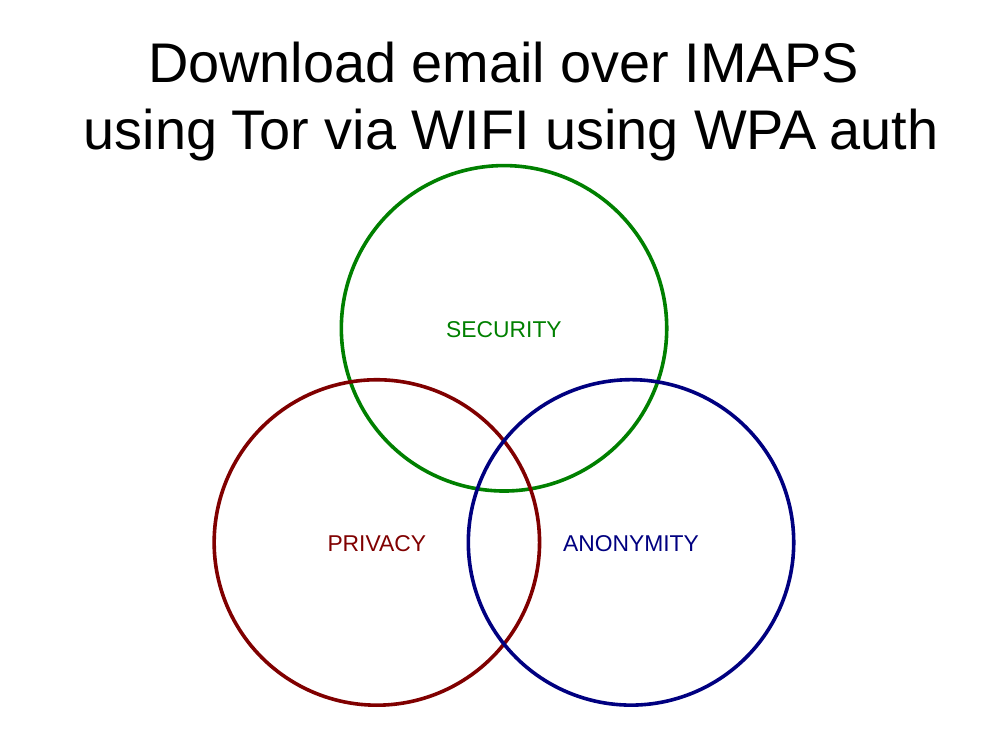
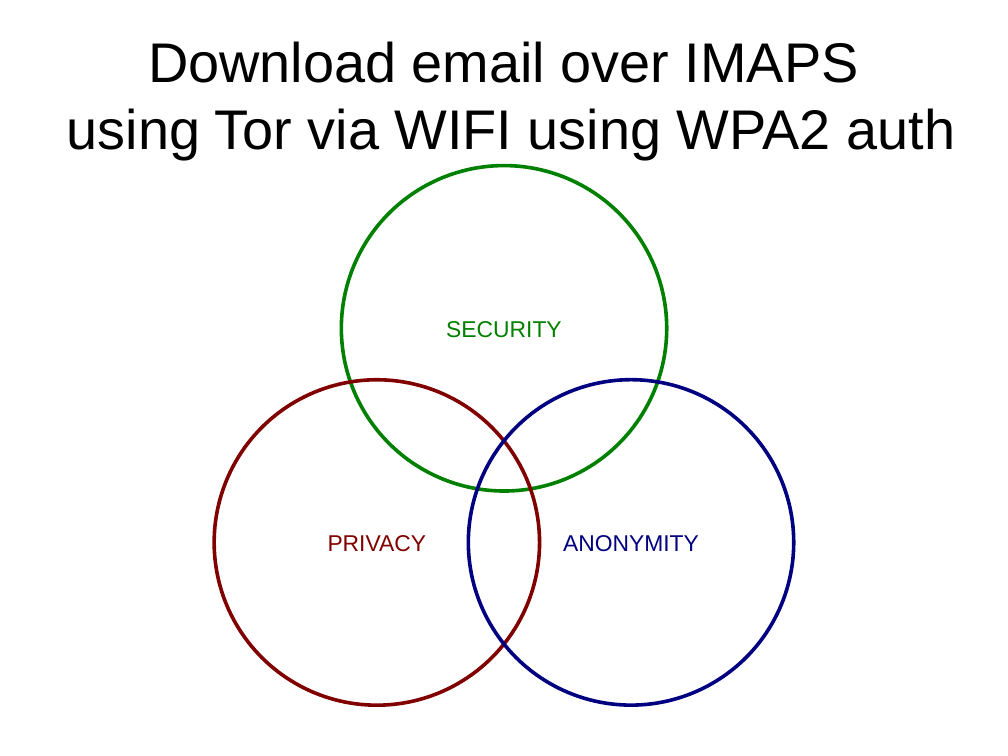
Before and after one commit to bendechrai/preso-security-privacy-anonymity, a slide deck: slide 22 of security-privacy-anonymity.odp. Drawn at 1008x756 pixels with LibreOffice and Linux fonts; fonts in the diff are those of the drawing; background and template pictures are left out. Boxes give left, top, right and bottom in pixels: in the first picture for what was removed or moved away, otherwise in the second. Text is boxed around its words. In the diff, an @@ line names an element or a change of style, - is before the commit and + after.

```diff
--- a/security-privacy-anonymity.odp
+++ b/security-privacy-anonymity.odp
@@ title at (x1=67, y1=41, x2=955, y2=159): text changed @@
-Download email over IMAPS
-using Tor via WIFI using WPA auth
+Download email over IMAPS
+using Tor via WIFI using WPA2 auth
```
Also in this commit, not shown: 1 other slide changed, 1 slide added.
